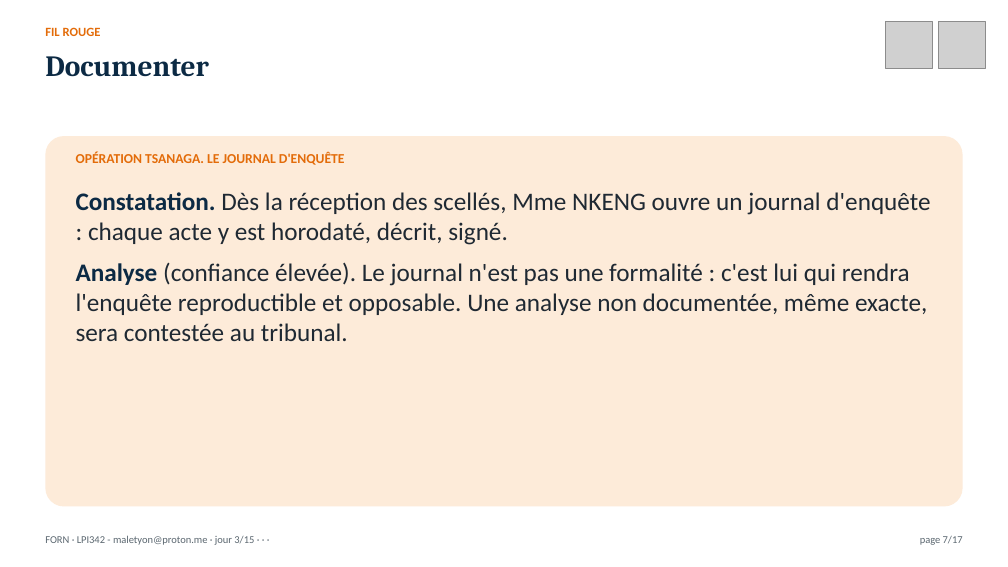
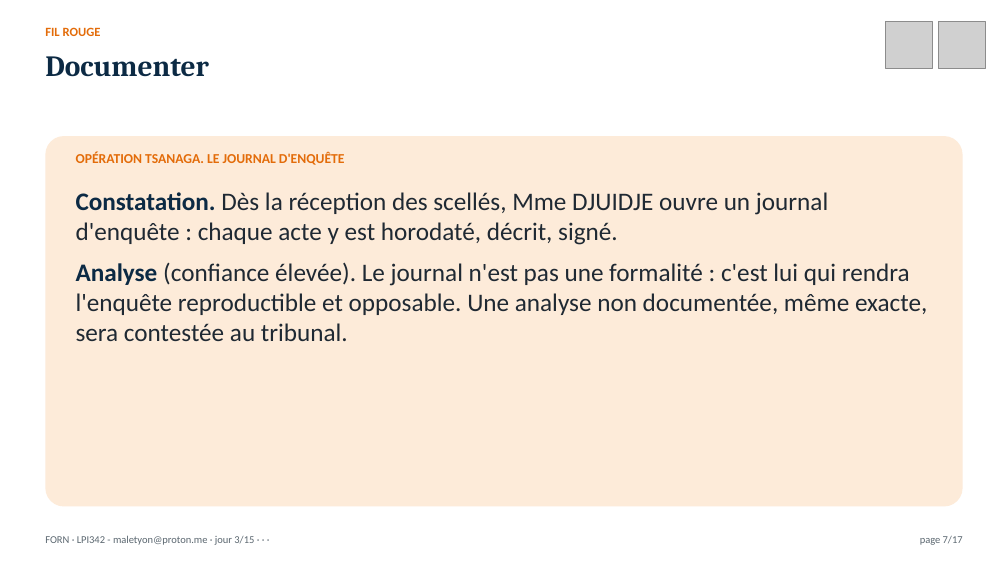
Before and after one commit to MaletYon/cours-forn, a slide deck: slide 7 of Présentation/FORN_J03.pptx. Drawn at 1008x567 pixels with LibreOffice and Linux fonts; fonts in the diff are those of the drawing; grey boxes stand for pictures. Boxes give left, top, right and bottom in pixels: in the first picture for what was removed or moved away, otherwise in the second. Text is boxed around its words. In the diff, an @@ line names an element or a change of style, - is before the commit and + after.

```diff
--- a/Présentation/FORN_J03.pptx
+++ b/Présentation/FORN_J03.pptx
@@ text at [76, 192, 828, 245]: text changed @@
-Constatation. Dès la réception des scellés, Mme NKENG ouvre un journal d'enquête : chaque acte y est horodaté, décrit, signé.
+Constatation. Dès la réception des scellés, Mme DJUIDJE ouvre un journal d'enquête : chaque acte y est horodaté, décrit, signé.
```
Also in this commit, not shown: 26 other files.
